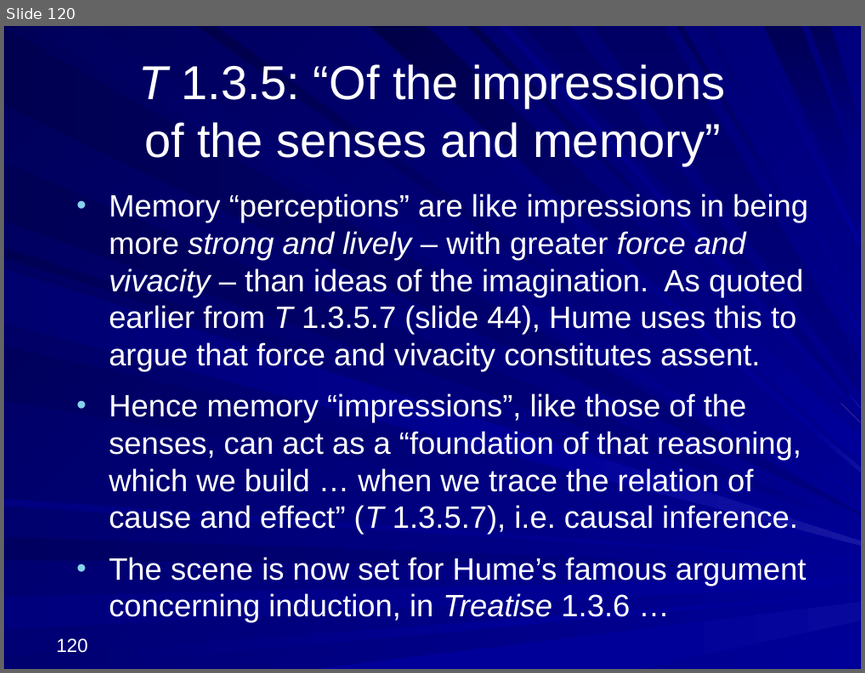
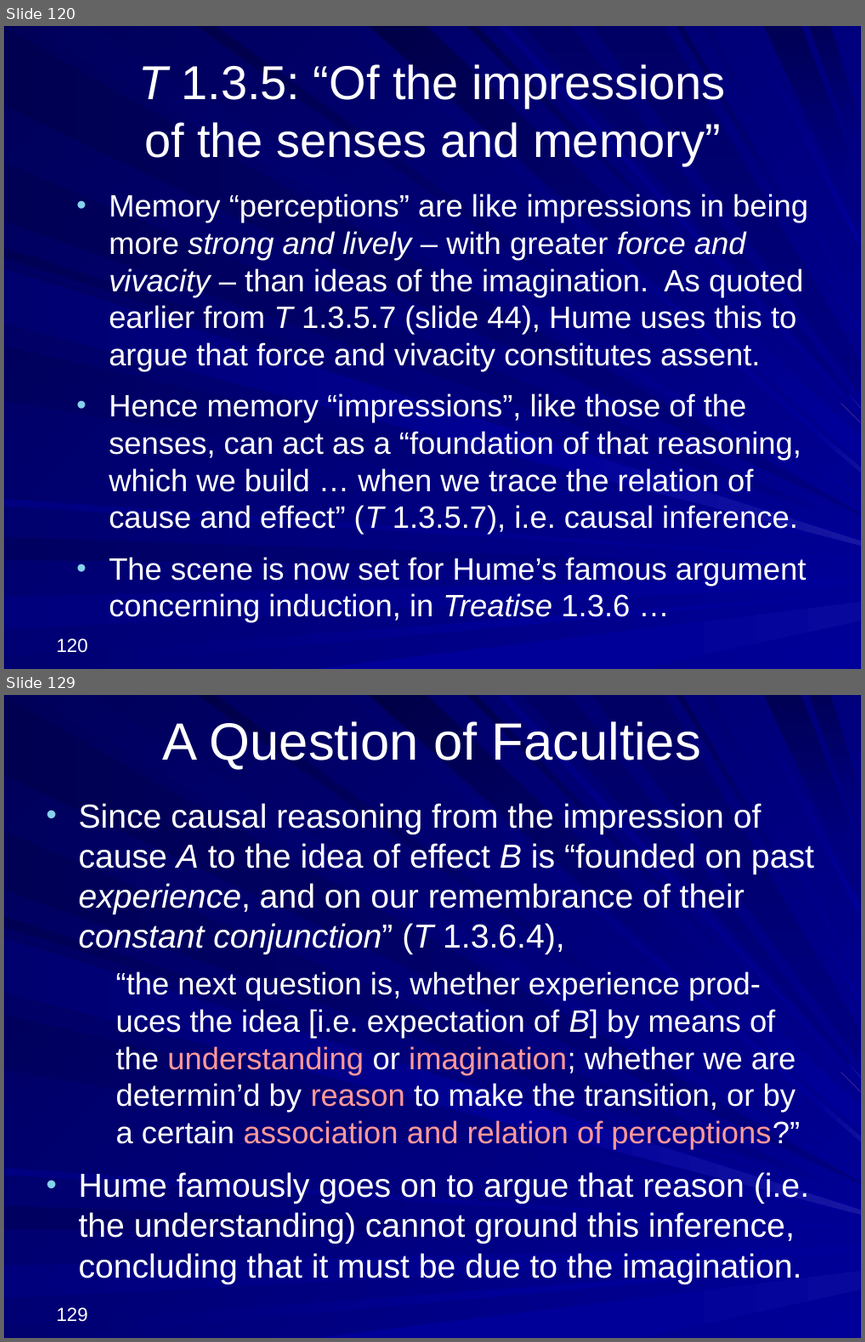
Before and after one commit to englishphilosophy/hume-texts-online, a slide deck: teaching/lectures/2024_Hume_MT_current.pptx. Shown one above the other, each under a label of ours: slide 120 before the commit, slides 120 and 129 after it; the slides between them are not shown. The pictures are 865x673 and 865x1342 pixels, drawn with LibreOffice and Linux fonts; fonts in the diff are those of the drawing. Boxes give left, top, right and bottom in pixels: in the first picture for what was removed or moved away, otherwise in the second. Text is boxed around its words. In the diff, an @@ line names an element or a change of style, - is before the commit and + after.

```diff
--- a/teaching/lectures/2024_Hume_MT_current.pptx
+++ b/teaching/lectures/2024_Hume_MT_current.pptx
@@ slide 129 added at (4,695,861,1338), background gradient #000078 to #000099; not listed: 37 template elements that a slide beside it also shows @@
@@ title added at (163,721,701,769), 44 pt, text #FFFFFF @@
+A Question of Faculties
@@ text added at (79,803,814,1284), 28 pt, text #FFFFFF @@
+• Since causal reasoning from the impression of cause A to the idea of effect B is “founded on past experience, and on our remembrance of their constant conjunction” (T 1.3.6.4),
+  “the next question is, whether experience prod-uces the idea [i.e. expectation of B] by means of the understanding or imagination; whether we are determin’d by reason to make the transition, or by a certain association and relation of perceptions?”
+• Hume famously goes on to argue that reason (i.e. the understanding) cannot ground this inference, concluding that it must be due to the imagination.
@@ page number added at (57,1307,88,1321), 16 pt, text #FFFFFF @@
+129
```
Also in this commit, not shown: 41 other slides added, 5 other files.
